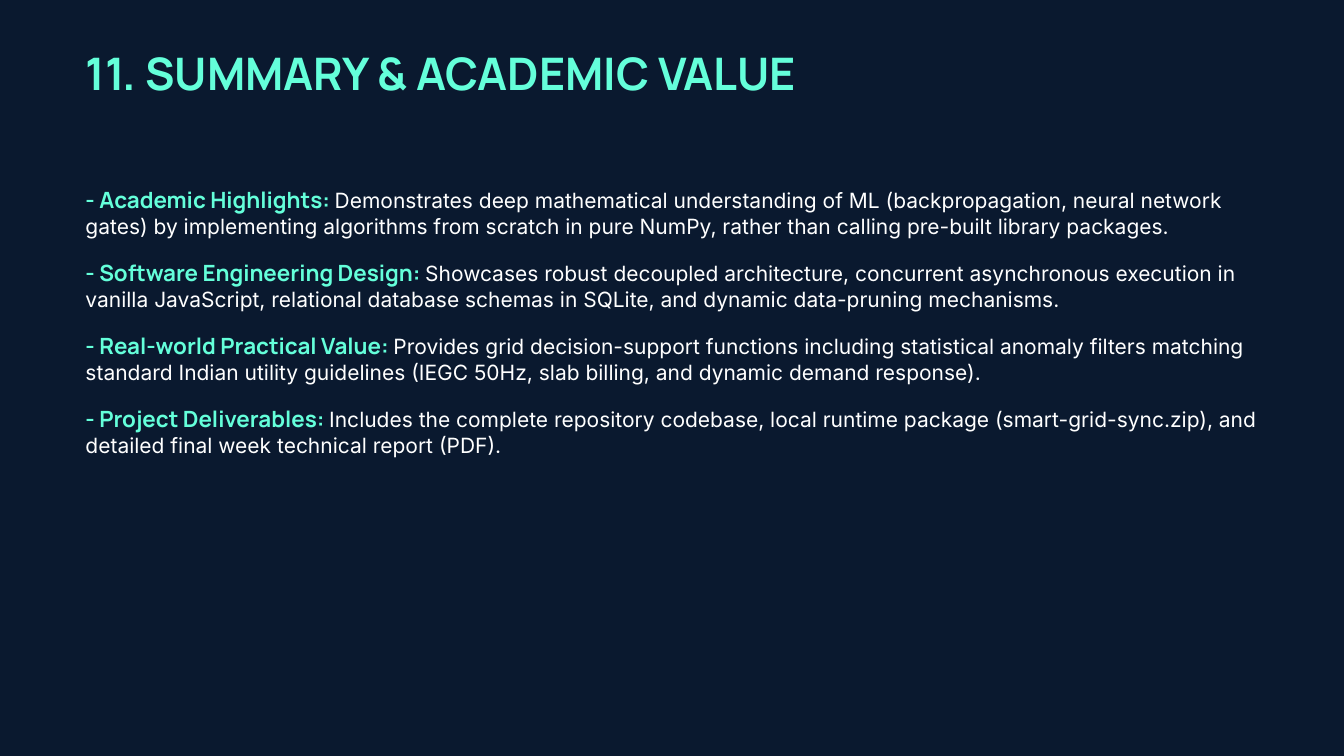
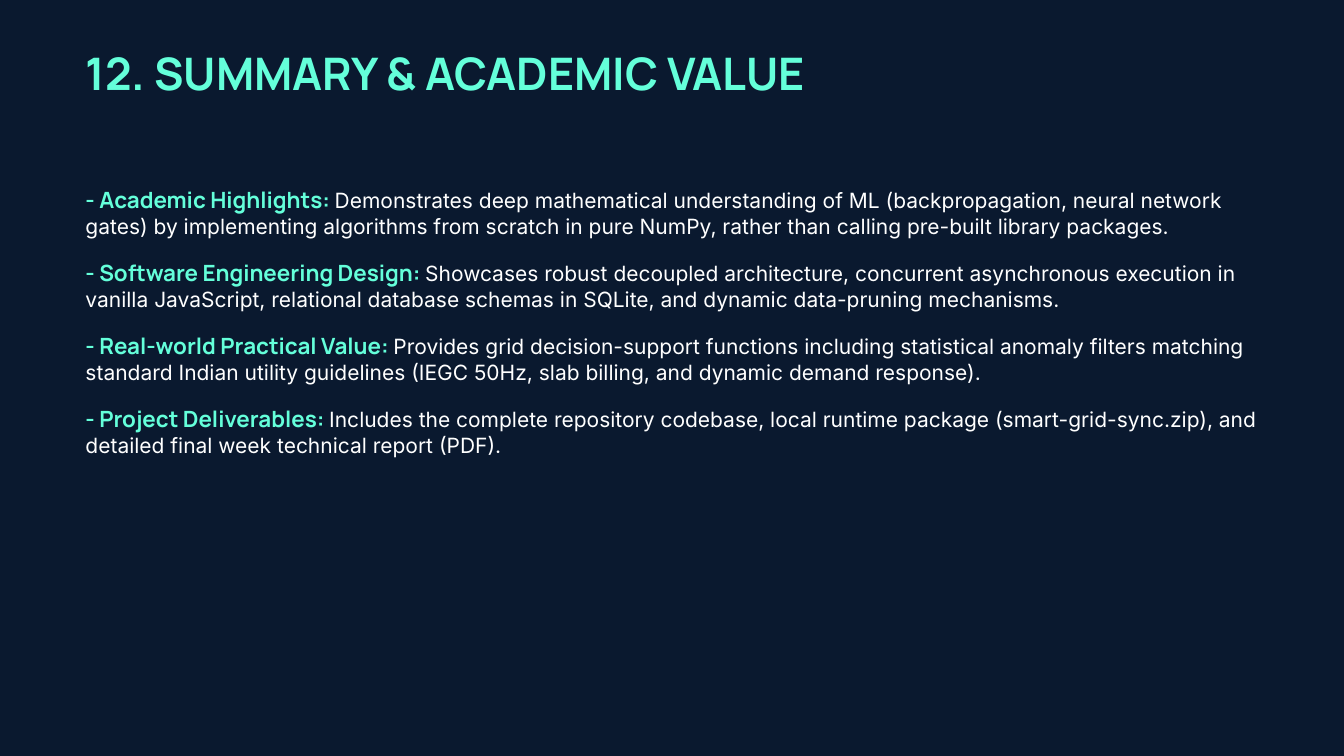
Before and after one commit to shikhasrivastava0574-afk/Smart-Grid-Sync, a slide deck: slide 13 of smart_grid_sync_final_presentation.pptx (slide 12 before the commit). Drawn at 1344x756 pixels with LibreOffice and Linux fonts; fonts in the diff are those of the drawing. Boxes give left, top, right and bottom in pixels: in the first picture for what was removed or moved away, otherwise in the second. Text is boxed around its words. In the diff, an @@ line names an element or a change of style, - is before the commit and + after.

```diff
--- a/smart_grid_sync_final_presentation.pptx
+++ b/smart_grid_sync_final_presentation.pptx
@@ text at (85,57,805,91): text changed @@
-11. SUMMARY & ACADEMIC VALUE
+12. SUMMARY & ACADEMIC VALUE
```
Also in this commit, not shown: 3 other slides changed, 1 slide added, 1 other file.
